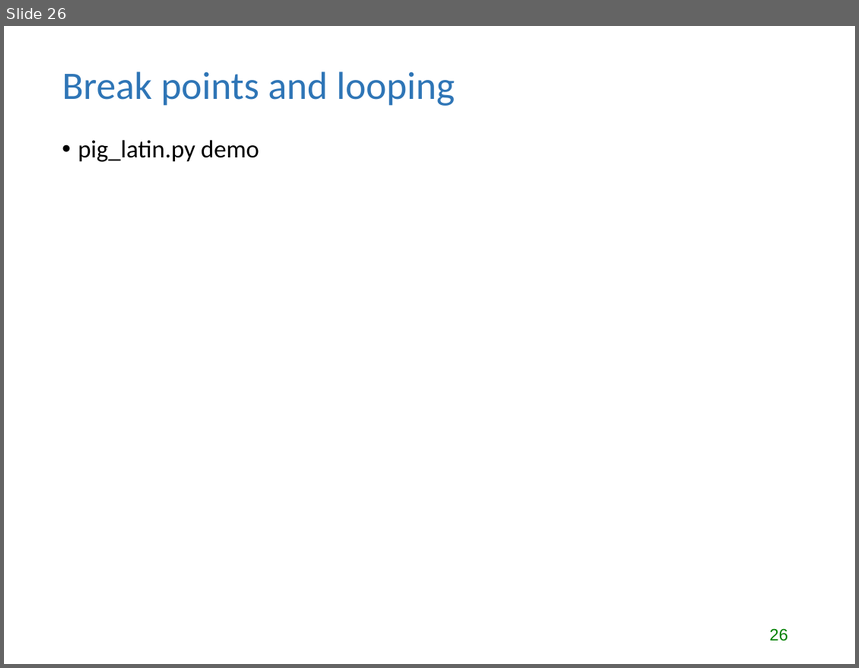
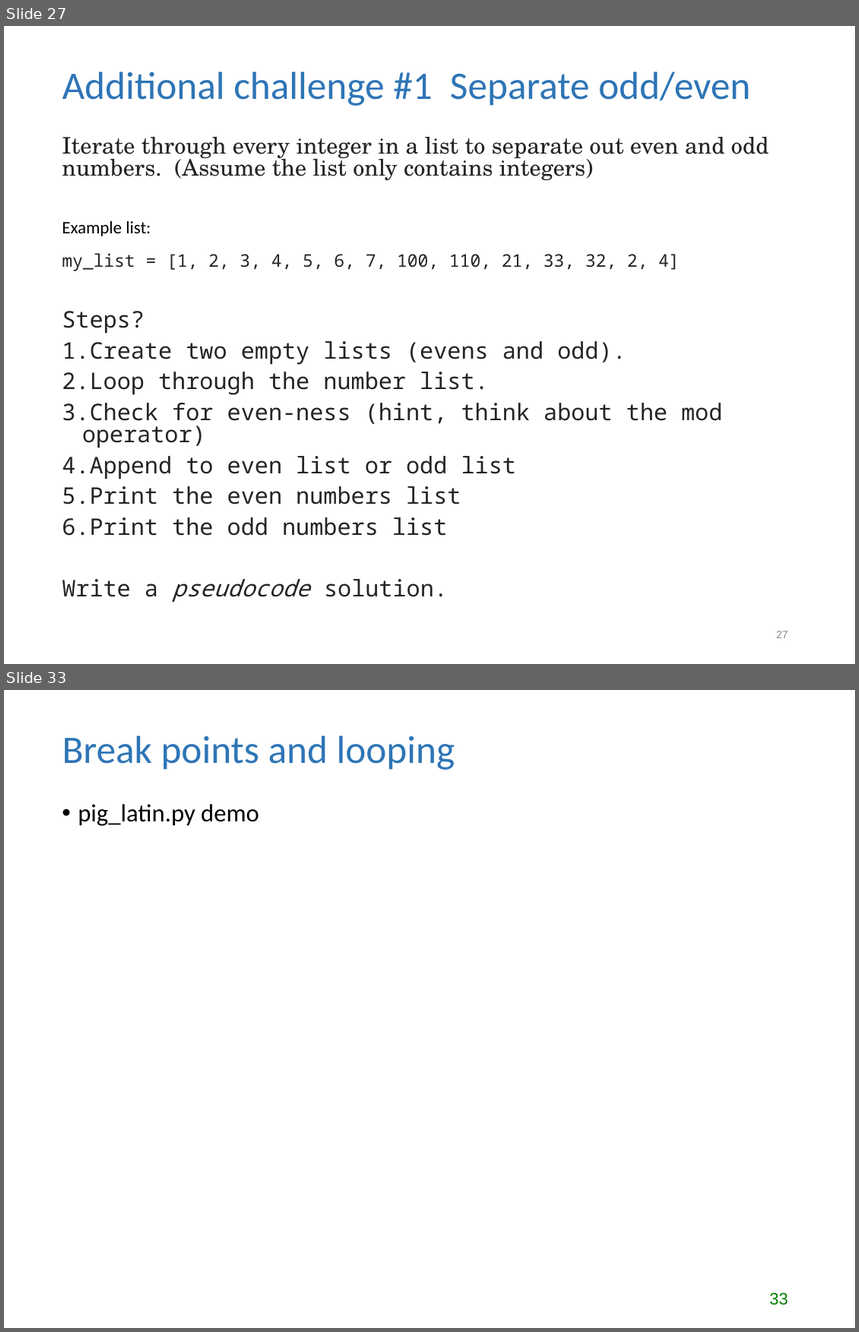
Before and after one commit to lgtateos/gis540, a slide deck: slides/looping.ppt. Shown one above the other, each under a label of ours: slide 26 before the commit, slides 27 and 33 after it; the slides between them are not shown. The pictures are 859x668 and 859x1332 pixels, drawn with LibreOffice and Linux fonts; fonts in the diff are those of the drawing. Boxes give left, top, right and bottom in pixels: in the first picture for what was removed or moved away, otherwise in the second. Text is boxed around its words. In the diff, an @@ line names an element or a change of style, - is before the commit and + after.

```diff
--- a/slides/looping.ppt
+++ b/slides/looping.ppt
@@ slide 27 added at box(4, 26, 855, 664), background #FFFFFF @@
@@ title added at box(63, 72, 750, 106), 33 pt, text #2E75B6 @@
+Additional challenge #1 Separate odd/even
@@ text added at box(62, 136, 769, 603), 19.4 pt, text #242424 @@
+Iterate through every integer in a list to separate out even and odd numbers. (Assume the list only contains integers)
+Example list:
+my_list = [1, 2, 3, 4, 5, 6, 7, 100, 110, 21, 33, 32, 2, 4]
+Steps?
+1. Create two empty lists (evens and odd).
+2. Loop through the number list.
+3. Check for even-ness (hint, think about the mod operator)
+4. Append to even list or odd list
+5. Print the even numbers list
+6. Print the odd numbers list
+Write a pseudocode solution.
@@ page number added at box(776, 631, 788, 639), 9 pt, text #898989 @@
+27
@@ what was slide 26 is now slide 33 @@
@@ page number at box(770, 1293, 788, 1306): text changed @@
-26
+33
```
Also in this commit, not shown: 10 slides changed, 6 other slides added.
